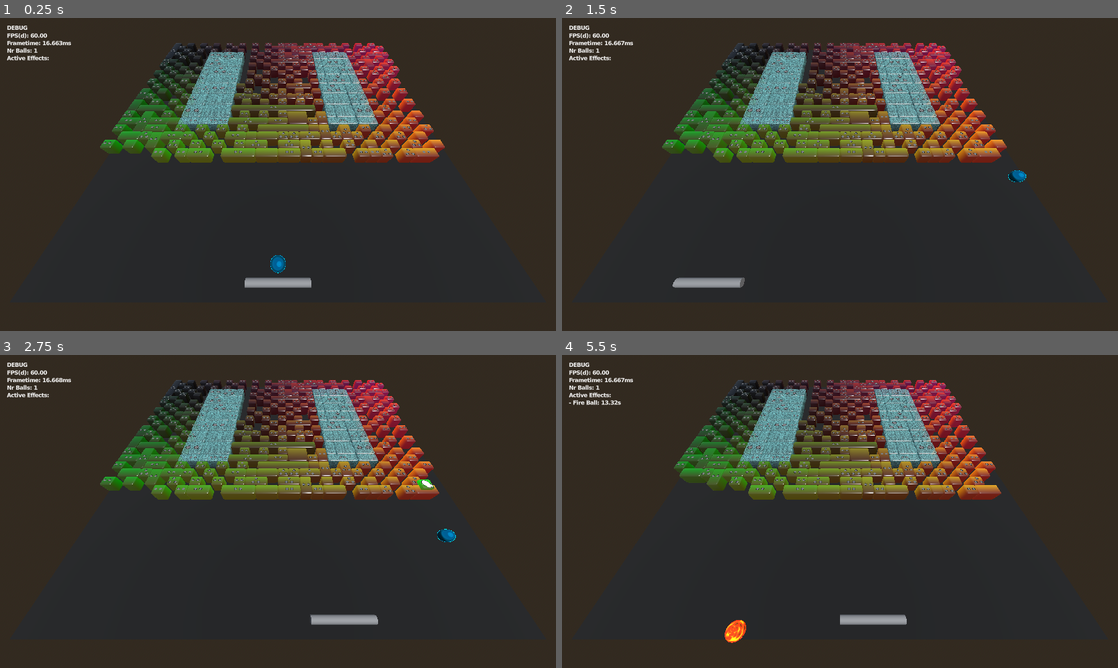
Above: before the commit, frames 1-4 (two rows, left to right).
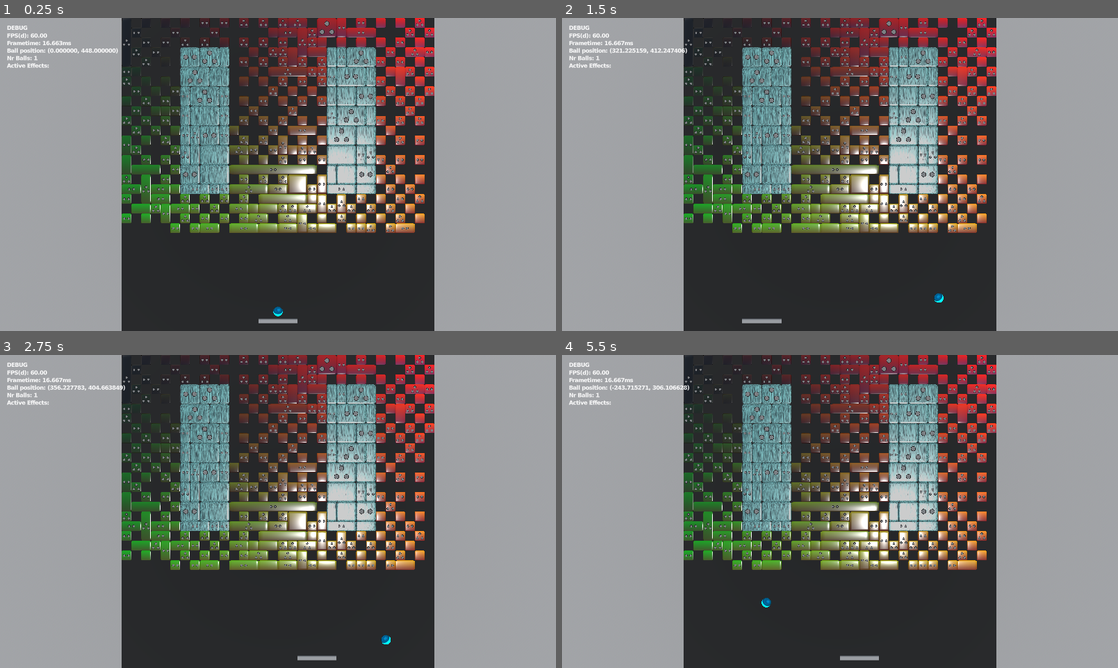
Above: after the commit, the same moments.

Repository: Tom3s/brick-breaker-reborn
Game: Godot game, scene res://test_files/3d_base_scene.tscn
The game is run twice, just before and just after one commit, with the same random seed, the same clock (stepped at 60 frames per second) and the same inputs. The project has no main scene, so this scene is started directly.
Inputs (mouse positions are in pixels of both pictures, inside the frame that each line leads up to):
- Up to frame 1 (0.25 s): no input
- Up to frame 2 (1.5 s): tap Enter at 0.5 s; move the mouse to (962, 158) at 0.52 s; click (962, 158) at 0.6 s; move the mouse to (728, 190) at 1.27 s; click (728, 190) at 1.35 s
- Up to frame 3 (2.75 s): move the mouse to (333, 442) at 2.02 s; click (333, 442) at 2.1 s
- Up to frame 4 (5.5 s): move the mouse to (812, 574) at 2.77 s; click (812, 574) at 2.85 s; move the mouse to (1006, 558) at 3.52 s; click (1006, 558) at 3.6 s; move the mouse to (673, 464) at 4.27 s; click (673, 464) at 4.35 s; move the mouse to (867, 511) at 5.02 s; click (867, 511) at 5.1 s

The runs differ from the first frame. In frame 1, 71% of the frame differs, in the area x 0-100%, y 0-100%; in frame 2, 71%; in frame 3, 71%; in frame 4, 71%.

Commit message:
Added "bitmap" to optimize collision checking (#70)
* Basic optimization done

* Added global limit to nr balls

* Reordered checking to fix [#044]

Diff:
--- a/BreakableGrid.gd
+++ b/BreakableGrid.gd
@@ -3,23 +3,3 @@
 
 const CELL_SIZE: int = 32
 const GRID_SIZE: int = 32
-
-class Block:
-	var size: int = 1 #TODO: implement larger blocks
-	# maybe use more parameters for any shape
-
-	var broken: bool = false
-
-
-
-class Grid:
-	static var grid_size: int = 32
-	var blocks: Array[Block]
-
-
-
-
-var grid: Grid = Grid.new()
-
-func _ready() -> void:
-	grid.blocks.resize(Grid.grid_size * Grid.grid_size)
--- a/game_logic/Ball.gd
+++ b/game_logic/Ball.gd
@@ -150,6 +150,11 @@
 			return 10
 		else:
 			return 1
+	elif block.type == BreakableBlock.BlockType.ICE:
+		return 100
 
 
 	return 1
+
+func _get_ball_pos_debug() -> String:
+	return "Ball position: %v" % position
--- a/game_logic/BreakableBlock.gd
+++ b/game_logic/BreakableBlock.gd
@@ -75,8 +75,12 @@
 	if type == BlockType.NORMAL:
 		asset_ref.set_hp(health)
 
-	if is_broken() && asset_ref.has_method("hide"):
-		asset_ref.hide()
+	# if is_broken() && asset_ref.has_method("hide"):
+	# 	asset_ref.hide()
+	# if is_broken():
+	# 	context.remove_block(self)
+	# 	# TODO: also handling memory from here, might wanna move it
+	# 	asset_ref.queue_free()
 
 func is_broken() -> bool:
 	return health <= 0
--- a/game_logic/Powerup.gd
+++ b/game_logic/Powerup.gd
@@ -67,6 +67,9 @@
 				if i == 0:
 					continue
 
+				if context.balls.size() >= Global.BALL_LIMIT:
+					return
+
 				var new_ball: Ball = Ball.new()
 				new_ball.asset_ref = ball_mesh_scene.instantiate()
 
--- a/global/Global.gd
+++ b/global/Global.gd
@@ -3,6 +3,8 @@
 var GRAVITY: float = 256.0
 
 var DEBUG: bool = true
+
+const BALL_LIMIT: int = 350
 
 class GameContext extends Node:
 
@@ -12,12 +14,49 @@
 	var screen_collision: Array[LineCollider]
 	var death_barrier: LineCollider
 	var blocks: Array[BreakableBlock]
+	var block_bitmap: Array[BreakableBlock]
 
 	var broken_block_count: int = 0
 	var nr_metal_blocks: int = 0
 
 	var powerups: Array[Powerup]
 	var active_powerups: Array[Powerup]
+
+	func _init() -> void:
+		block_bitmap.resize(BreakableGrid.GRID_SIZE * BreakableGrid.GRID_SIZE)
+
+	func add_block(block: BreakableBlock) -> void:
+		blocks.push_back(block)
+
+		for x in block.size.x:
+			for y in block.size.y:
+				var actual_x: int = block.pos_on_grid.x + x
+				var actual_y: int = block.pos_on_grid.y + y
+
+				block_bitmap[actual_x + BreakableGrid.GRID_SIZE * actual_y] = block
+
+
+	func remove_block(block: BreakableBlock) -> void:
+		# TODO: handling memory from here, might wanna move it
+		blocks.erase(block)
+
+		for x in block.size.x:
+			for y in block.size.y:
+				var actual_x: int = block.pos_on_grid.x + x
+				var actual_y: int = block.pos_on_grid.y + y
+
+				block_bitmap[actual_x + BreakableGrid.GRID_SIZE * actual_y] = null
+
+	func get_block_at(x: int, y: int) -> BreakableBlock:
+		# LoggerMogyi.log(self, "Getting block at (%.3f, %.3f)" % [x, y])
+
+		if y < 0 || y >= BreakableGrid.GRID_SIZE:
+			return null
+
+		if x < 0 || x >= BreakableGrid.GRID_SIZE:
+			return null
+
+		return block_bitmap[y * BreakableGrid.GRID_SIZE + x]
 
 	# flags
 	var FLAG_FIREBALL_ACTIVE: bool = false
--- a/test_files/3d_base_scene.gd
+++ b/test_files/3d_base_scene.gd
@@ -122,6 +122,7 @@
 	# if DEBUG:
 	DebugScreen.add_debug_line(func() -> String: return "FPS(d): %.2f" % _debug_fps)
 	DebugScreen.add_debug_line(func() -> String: return "Frametime: %.3fms" % (Performance.get_monitor(Performance.TIME_PROCESS) * 1000))
+	DebugScreen.add_debug_line(context.balls[0]._get_ball_pos_debug)
 	DebugScreen.add_debug_line(context._get_debug_string)
 
 
@@ -166,23 +167,57 @@
 	# TODO: this might've been bc of delta becoming too high
 	# investigate with safe_delta and move back if neccessary
 	# blocked by: bitmap optimization
-	for block: BreakableBlock in context.blocks:
-		if block.is_broken():
+
+	## for block: BreakableBlock in context.blocks:
+	## 	if block.is_broken():
+	## 		continue
+
+
+	for ball: Ball in context.balls:
+		if !ball.released:
 			continue
 
-		for line: LineCollider in block.collision:
-
-			for ball: Ball in context.balls:
-				if ball.collide_with(line, block.reflects_ball(context)):
-					block.hit_block(context, ball)
-
-
-			if block.is_broken():
+		var x_from: int = floorf((ball.position.x + (grid_unit_size.x / 2)) / BreakableGrid.CELL_SIZE)
+		var y_from: int = floorf((ball.position.y + (grid_unit_size.y / 2)) / BreakableGrid.CELL_SIZE)
+		var x_to: int = sign(ball.velocity.x)
+		var y_to: int = sign(ball.velocity.y)
+
+		x_to = x_to * 2 + x_from
+		y_to = y_to * 2 + y_from
+
+		# Cheeky ordering to fix [#044]
+		# ball first checks in the direction of velocity
+		# if that fails, falls back to grazing blocks
+		var x_range: Array = range(x_from, x_to, sign(ball.velocity.x))
+		x_range.push_back(x_from - sign(ball.velocity.x))
+		var y_range: Array = range(y_from, y_to, sign(ball.velocity.y))
+		y_range.push_back(y_from - sign(ball.velocity.y))
+
+		for x: int in x_range:
+			var block: BreakableBlock
+			for y: int in y_range:
+				block = context.get_block_at(x, y)
+				if block == null:
+					continue
+
+				for line: LineCollider in block.collision:
+
+					if ball.collide_with(line, block.reflects_ball(context)):
+						block.hit_block(context, ball)
+
+
+				if block.is_broken():
+					break
+
+			if block != null && block.is_broken():
 				if block.has_powerup:
 					block.has_powerup = false
 					spawn_powerup(block)
 
 				context.broken_block_count += 1
+
+				block.asset_ref.queue_free()
+				context.remove_block(block)
 				break
 
 
@@ -205,7 +240,8 @@
 
 		if ball.collide_with(context.death_barrier, false, false):
 			if context.balls.size() > 1:
-				ball_parent.remove_child(ball.asset_ref)
+				# ball_parent.remove_child(ball.asset_ref)
+				ball.asset_ref.queue_free()
 				context.balls.erase(ball)
 				index -= 1
 			else:
@@ -290,10 +326,11 @@
 	paddle_mesh.global_position.z = context.paddle.position.y
 	paddle_mesh.global_position.y = context.paddle.height / 2
 
+var grid_unit_size: Vector2
 func set_up_screen_collision() -> void:
-	var screen_bounds: Vector2 = DisplayServer.window_get_size()
-
-	var grid_unit_size: Vector2 = Vector2.ONE * BreakableGrid.GRID_SIZE * BreakableGrid.CELL_SIZE
+	# var screen_bounds: Vector2 = DisplayServer.window_get_size()
+
+	grid_unit_size = Vector2.ONE * BreakableGrid.GRID_SIZE * BreakableGrid.CELL_SIZE
 	var p1: Vector2 = Vector2(-grid_unit_size.x / 2, -grid_unit_size.y / 2)
 	var p2: Vector2 = Vector2(grid_unit_size.x / 2, -grid_unit_size.y / 2)
 	var p3: Vector2 = Vector2(grid_unit_size.x / 2, grid_unit_size.y / 2)
@@ -403,7 +440,8 @@
 
 		block.asset_ref = block_mesh
 
-		context.blocks.push_back(block)
+		# context.blocks.push_back(block)
+		context.add_block(block)
 
 func on_board_clear() -> void:
 	# TODO: this resets the ball. shouldn't use death entrypoint for this tho
Not shown: 1 places in test_files/3d_base_scene.tscn that only renumber resources
